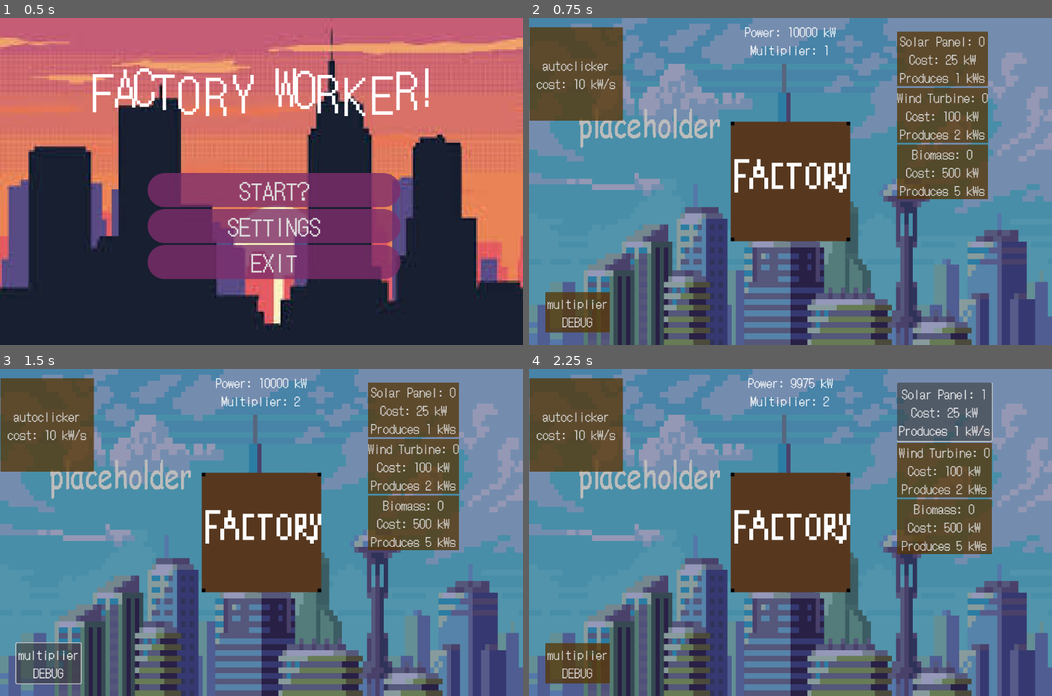
Above: before the commit, frames 1-4 (two rows, left to right).
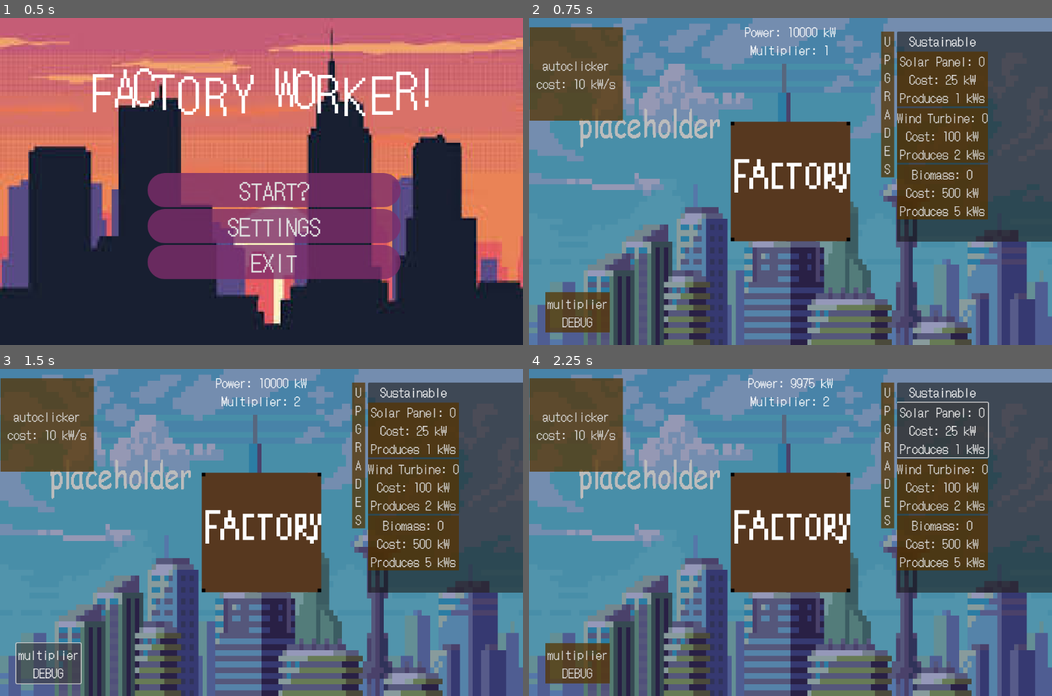
Above: after the commit, the same moments.

Repository: chu0029/SusGame
Game: Godot game, scene res://scenes/menu_start.tscn
The game is run twice, just before and just after one commit, with the same random seed, the same clock (stepped at 60 frames per second) and the same inputs.
Inputs:
- Up to frame 1 (0.5 s): no input
- Up to frame 2 (0.75 s): click "SETTINGS" at 0.5 s
- Up to frame 3 (1.5 s): click "multiplier DEBUG" at 1.25 s
- Up to frame 4 (2.25 s): click "Solar Panel: 0 Cost: 25 kW Pr…" at 2 s

Frame 1 is identical in both runs. In frame 2, 15% of the frame differs, in the area x 67-100%, y 4-69%; in frame 3, 15%; in frame 4, 16%.
Error in both runs: Cannot call method 'change_scene_to_file' on a null value. (res://scripts/menu_start_script.gd:16)

Commit message:
container stuff

Diff:
--- a/TEST_style_box_flat.tres
+++ b/TEST_style_box_flat.tres
@@ -1,6 +1,4 @@
 [gd_resource type="StyleBoxFlat" format=3 uid="uid://bmd8e1tc2yjsf"]
 
 [resource]
-content_margin_left = 0.0
-content_margin_right = 0.0
 bg_color = Color(0.333333, 0.2, 0, 0.745098)
--- a/scenes/gametest.tscn
+++ b/scenes/gametest.tscn
@@ -23,9 +23,9 @@
 soundupgrade = NodePath("soundupgrade")
 bgm = NodePath("Pyramid-BananaMarmalade")
 autoclicker = NodePath("autoclicker")
-solarpanel = NodePath("ScrollContainer/HBoxContainer/VBoxContainer/solarpanel")
-windturbine = NodePath("ScrollContainer/HBoxContainer/VBoxContainer/windturbine")
-biomass = NodePath("ScrollContainer/HBoxContainer/VBoxContainer/biomass")
+solarpanel = NodePath("Panel/ScrollContainer/MarginContainer/HBoxContainer/VBoxContainer/solarpanel")
+windturbine = NodePath("Panel/ScrollContainer/MarginContainer/HBoxContainer/VBoxContainer/windturbine")
+biomass = NodePath("Panel/ScrollContainer/MarginContainer/HBoxContainer/VBoxContainer/biomass")
 
 [node name="TextureRect" type="TextureRect" parent="."]
 z_index = -1
@@ -106,43 +106,73 @@
 [node name="soundupgrade" type="AudioStreamPlayer" parent="."]
 stream = ExtResource("5_1dvly")
 
-[node name="ScrollContainer" type="ScrollContainer" parent="."]
+[node name="Panel" type="Panel" parent="."]
+custom_minimum_size = Vector2(450, 450)
+layout_mode = 2
+offset_left = 788.0
+offset_top = 29.0
+offset_right = 788.0
+offset_bottom = 29.0
+
+[node name="ScrollContainer" type="ScrollContainer" parent="Panel"]
 custom_minimum_size = Vector2(100, 100)
 layout_mode = 1
 anchors_preset = -1
 anchor_right = 0.04
 anchor_bottom = 0.124
-offset_left = 788.0
-offset_top = 29.0
-offset_right = 1189.2
-offset_bottom = 378.2
+offset_right = 405.2
+offset_bottom = 363.2
 
-[node name="HBoxContainer" type="HBoxContainer" parent="ScrollContainer"]
+[node name="MarginContainer" type="MarginContainer" parent="Panel/ScrollContainer"]
 layout_mode = 2
 
-[node name="VBoxContainer" type="VBoxContainer" parent="ScrollContainer/HBoxContainer"]
+[node name="HBoxContainer" type="HBoxContainer" parent="Panel/ScrollContainer/MarginContainer"]
 layout_mode = 2
 
-[node name="solarpanel" type="Button" parent="ScrollContainer/HBoxContainer/VBoxContainer"]
+[node name="VBoxContainer" type="VBoxContainer" parent="Panel/ScrollContainer/MarginContainer/HBoxContainer"]
+layout_mode = 2
+
+[node name="Label" type="Label" parent="Panel/ScrollContainer/MarginContainer/HBoxContainer/VBoxContainer"]
+layout_mode = 2
+theme = ExtResource("3_34im5")
+text = "Sustainable"
+horizontal_alignment = 1
+
+[node name="solarpanel" type="Button" parent="Panel/ScrollContainer/MarginContainer/HBoxContainer/VBoxContainer"]
 layout_mode = 2
 theme = ExtResource("3_34im5")
 text = "Solar Panel: 0
 Cost: 25 kW
 Produces 1 kWs"
 
-[node name="windturbine" type="Button" parent="ScrollContainer/HBoxContainer/VBoxContainer"]
+[node name="windturbine" type="Button" parent="Panel/ScrollContainer/MarginContainer/HBoxContainer/VBoxContainer"]
 layout_mode = 2
 theme = ExtResource("3_34im5")
 text = "Wind Turbine: 0
 Cost: 100 kW
 Produces 2 kWs"
 
-[node name="biomass" type="Button" parent="ScrollContainer/HBoxContainer/VBoxContainer"]
+[node name="biomass" type="Button" parent="Panel/ScrollContainer/MarginContainer/HBoxContainer/VBoxContainer"]
 layout_mode = 2
 theme = ExtResource("3_34im5")
 text = "Biomass: 0
 Cost: 500 kW
 Produces 5 kWs"
+
+[node name="Button" type="Button" parent="Panel"]
+layout_mode = 0
+offset_left = -34.0
+offset_right = -6.0
+offset_bottom = 312.0
+theme = ExtResource("3_34im5")
+text = "U
+P
+G
+R
+A
+D
+E
+S"
 
 [node name="Pyramid-BananaMarmalade" type="AudioStreamPlayer" parent="."]
 stream = ExtResource("7_t82je")
@@ -151,6 +181,6 @@
 [connection signal="pressed" from="factory" to="." method="_on_factory_pressed"]
 [connection signal="pressed" from="multiplier" to="." method="_on_multiplier_pressed"]
 [connection signal="pressed" from="autoclicker" to="." method="_on_autoclicker_pressed"]
-[connection signal="pressed" from="ScrollContainer/HBoxContainer/VBoxContainer/solarpanel" to="." method="_on_solarpanel_pressed"]
-[connection signal="pressed" from="ScrollContainer/HBoxContainer/VBoxContainer/windturbine" to="." method="_on_windturbine_pressed"]
-[connection signal="pressed" from="ScrollContainer/HBoxContainer/VBoxContainer/biomass" to="." method="_on_biomass_pressed"]
+[connection signal="pressed" from="Panel/ScrollContainer/MarginContainer/HBoxContainer/VBoxContainer/solarpanel" to="." method="_on_solarpanel_pressed"]
+[connection signal="pressed" from="Panel/ScrollContainer/MarginContainer/HBoxContainer/VBoxContainer/windturbine" to="." method="_on_windturbine_pressed"]
+[connection signal="pressed" from="Panel/ScrollContainer/MarginContainer/HBoxContainer/VBoxContainer/biomass" to="." method="_on_biomass_pressed"]
--- a/scripts/gametest.gd
+++ b/scripts/gametest.gd
@@ -19,6 +19,7 @@
 var automult : int = 0
 
 var AutoclickC = 10
+var solarC = 25
 
 var solarpanelcount : int = 0
 var windturbinecount : int = 0
@@ -28,7 +29,6 @@
 # Called when the node enters the scene tree for the first time.
 func _ready() -> void:
 	UpdateLabelText()
-	bgm.play()
 
 func _process(delta: float) -> void:
 	UpdateLabelText()
@@ -53,6 +53,7 @@
 func _on_multiplier_pressed() -> void:
 	multiplier += 1
 	soundupgrade.play()
+	bgm.play()
 
 func _on_autoclicker_pressed() -> void:
 	if power >= AutoclickC:
@@ -68,11 +69,12 @@
 
 
 func _on_solarpanel_pressed() -> void:
-	if power >= 25:
+	if power >= solarC:
 		timer.start()
 		solarpanelcount += 1
 		power -= 25
-		solarpanel.text = 'Solar Panel: %s \n Cost: 25 kW \n Produces 1 kW/s' %solarpanelcount
+		solarC = round(solarC*1.5)
+		solarpanel.text = 'Solar Panel: %s \n Cost: %t kW \n Produces 1 kW/s' %solarpanelcount %solarC
 		soundupgrade.play()
 
 func _on_windturbine_pressed() -> void:
